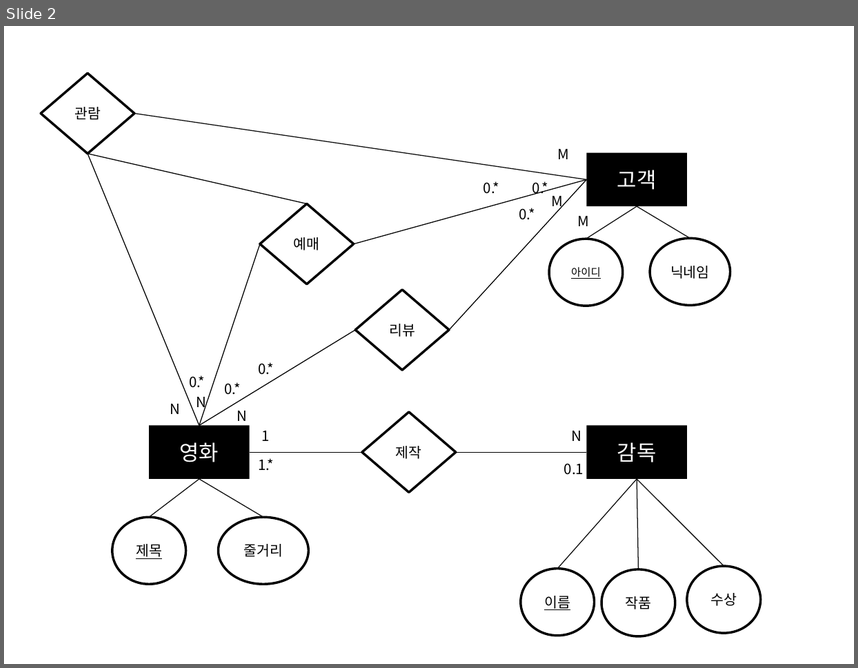
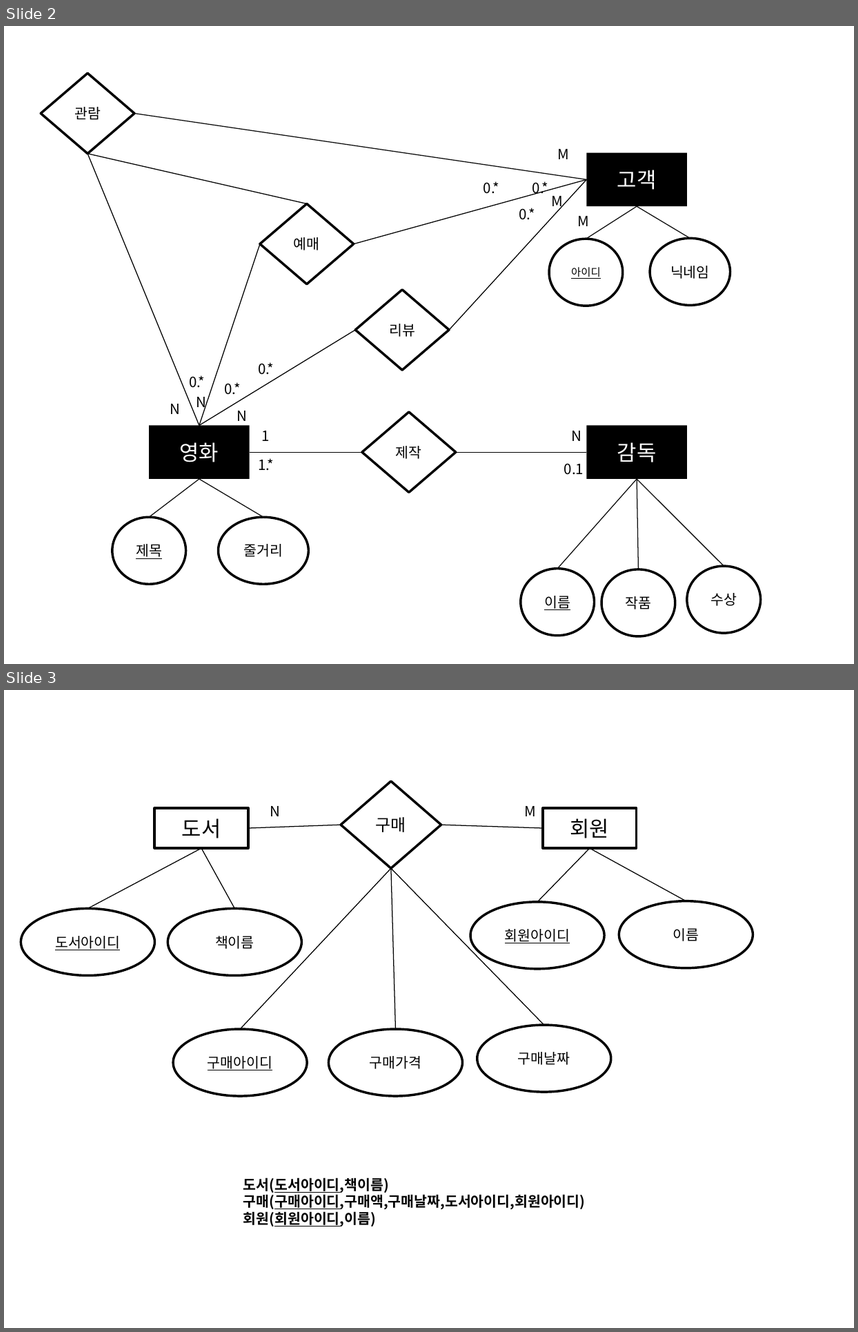
Before and after one commit to adminpmh/BitCamp, a slide deck: SQL/개념모델링_예시.pptx. Shown one above the other, each under a label of ours: slide 2 before the commit, slides 2 and 3 after it. The pictures are 858x668 and 858x1332 pixels, drawn with LibreOffice and Linux fonts; fonts in the diff are those of the drawing. Boxes give left, top, right and bottom in pixels: in the first picture for what was removed or moved away, otherwise in the second. Text is boxed around its words. In the diff, an @@ line names an element or a change of style, - is before the commit and + after.

```diff
--- a/SQL/개념모델링_예시.pptx
+++ b/SQL/개념모델링_예시.pptx
@@ slide 3 added at [4,690,854,1328], background #FFFFFF @@
@@ diamond added at [341,781,441,867], outline #000000 2 pt, 14 pt, text #000000 @@
+구매
@@ rectangle added at [154,808,248,848], outline #000000 2 pt, 18 pt, text #000000 @@
+도서
@@ text added at [270,806,281,816], 12 pt, text #000000 @@
+N
@@ text added at [524,806,536,816], 12 pt, text #000000 @@
+M
@@ rectangle added at [543,808,637,848], outline #000000 2 pt, 18 pt, text #000000 @@
+회원
@@ line added from (248, 828) to (341, 825), #000000 0.75 pt @@
@@ line added from (441, 825) to (543, 828), #000000 0.75 pt @@
@@ line added from (201, 848) to (88, 909), #000000 0.75 pt @@
@@ line added from (201, 848) to (234, 909), #000000 0.75 pt @@
@@ line added from (590, 848) to (538, 902), #000000 0.75 pt @@
@@ line added from (590, 848) to (686, 901), #000000 0.75 pt @@
@@ line added from (391, 869) to (240, 1029), #000000 0.75 pt @@
@@ line added from (391, 869) to (396, 1029), #000000 0.75 pt @@
@@ line added from (391, 869) to (544, 1025), #000000 0.75 pt @@
@@ ellipse added at [21,909,154,976], outline #000000 2 pt, 12 pt, text #000000, underline @@
+도서아이디
@@ ellipse added at [168,909,301,976], outline #000000 2 pt, 12 pt, text #000000 @@
+책이름
@@ ellipse added at [470,902,604,969], outline #000000 2 pt, 12 pt, text #000000, underline @@
+회원아이디
@@ ellipse added at [619,901,753,968], outline #000000 2 pt, 12 pt, text #000000 @@
+이름
@@ ellipse added at [173,1029,307,1096], outline #000000 2 pt, 12 pt, text #000000, underline @@
+구매아이디
@@ ellipse added at [329,1029,462,1096], outline #000000 2 pt, 12 pt, text #000000 @@
+구매가격
@@ ellipse added at [477,1025,611,1092], outline #000000 2 pt, 12 pt, text #000000 @@
+구매날짜
@@ text added at [243,1177,586,1226], 12 pt, text #000000, bold @@
+도서(도서아이디,책이름)
+구매(구매아이디,구매액,구매날짜,도서아이디,회원아이디)
+회원(회원아이디,이름)
```
Also in this commit, not shown: 1 slide changed.
